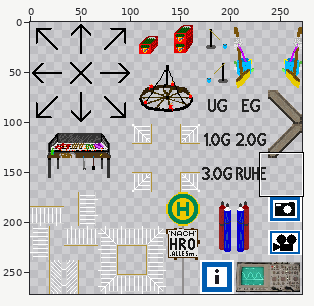
One commit to this sprite sheet: Zapf_Uni_Greifswald/tilesets/tileset_Tristan.png. Above, an overview of the earlier version with the close-up marked.
Close-up. Old version:
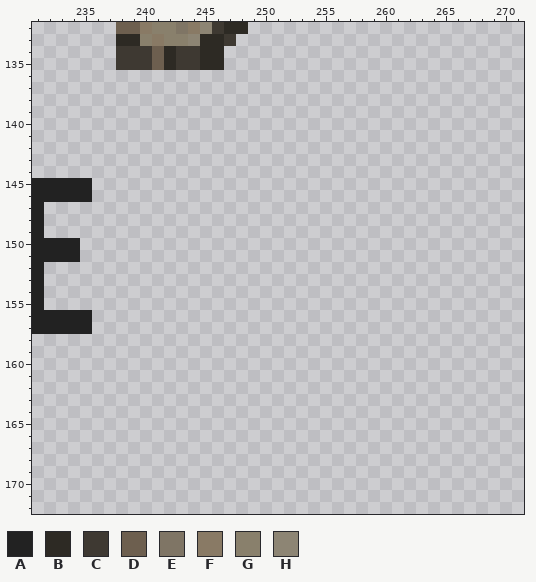
The file is 272x272 pixels. Colours within 5 levels of each other are drawn and written as one. Shown: x 231..271, y 132..172.
Palette (. is transparent): A #222222  B #2d2a24  C #3e3932  D #6d5f4f  E #7f7565  F #897a65  G #89806c  H #8d8574
Pixels before, first column x 231:
132 .......DDFGGEFHCBB
133 .......BBGFGGHBBC.
134 .......CCCDBCCBB..
135 .......CCCDBCCBB..
136 ..................
137 ..................
138 ..................
139 ..................
140 ..................
141 ..................
142 ..................
143 ..................
144 ..................
145 AAAAA.............
146 AAAAA.............
147 A.................
148 A.................
149 A.................
150 AAAA..............
151 AAAA..............
152 A.................
153 A.................
154 A.................
155 A.................
156 AAAAA.............
157 AAAAA.............
After:
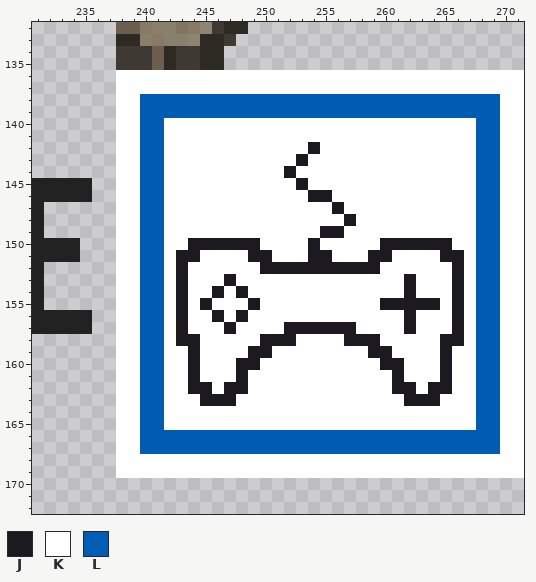
Colours new in this view: J #1c1a20  K #ffffff  L #005db1
The exact change:
Changed rows in their new state; - is an unchanged pixel.
first column x 238:
136 KKKKKKKKKKKKKKKKKKKKKKKKKKKKKKKKKK
137 KKKKKKKKKKKKKKKKKKKKKKKKKKKKKKKKKK
138 KKLLLLLLLLLLLLLLLLLLLLLLLLLLLLLLKK
139 KKLLLLLLLLLLLLLLLLLLLLLLLLLLLLLLKK
140 KKLLKKKKKKKKKKKKKKKKKKKKKKKKKKLLKK
141 KKLLKKKKKKKKKKKKKKKKKKKKKKKKKKLLKK
142 KKLLKKKKKKKKKKKKJKKKKKKKKKKKKKLLKK
143 KKLLKKKKKKKKKKKJKKKKKKKKKKKKKKLLKK
144 KKLLKKKKKKKKKKJKKKKKKKKKKKKKKKLLKK
145 KKLLKKKKKKKKKKKJKKKKKKKKKKKKKKLLKK
146 KKLLKKKKKKKKKKKKJJKKKKKKKKKKKKLLKK
147 KKLLKKKKKKKKKKKKKKJKKKKKKKKKKKLLKK
148 KKLLKKKKKKKKKKKKKKKJKKKKKKKKKKLLKK
149 KKLLKKKKKKKKKKKKKJJKKKKKKKKKKKLLKK
150 KKLLKKJJJJJJKKKKJKKKKKJJJJJJKKLLKK
151 KKLLKJJKKKKJJKKKJJKKKJJKKKKJJKLLKK
152 KKLLKJKKKKKKJJJJJJJJJJKKKKKKJKLLKK
153 KKLLKJKKKJKKKKKKKKKKKKKKJKKKJKLLKK
154 KKLLKJKKJKJKKKKKKKKKKKKKJKKKJKLLKK
155 KKLLKJKJKKKJKKKKKKKKKKJJJJJKJKLLKK
156 KKLLKJKKJKJKKKKKKKKKKKKKJKKKJKLLKK
157 KKLLKJKKKJKKKKJJJJJJKKKKJKKKJKLLKK
158 KKLLKJJKKKKKJJJKKKKJJJKKKKKJJKLLKK
159 KKLLKKJKKKKJJKKKKKKKKJJKKKKJKKLLKK
160 KKLLKKJKKKJJKKKKKKKKKKJJKKKJKKLLKK
161 KKLLKKJKKKJKKKKKKKKKKKKJKKKJKKLLKK
162 KKLLKKJJKJJKKKKKKKKKKKKJJKJJKKLLKK
163 KKLLKKKJJJKKKKKKKKKKKKKKJJJKKKLLKK
164 KKLLKKKKKKKKKKKKKKKKKKKKKKKKKKLLKK
165 KKLLKKKKKKKKKKKKKKKKKKKKKKKKKKLLKK
166 KKLLLLLLLLLLLLLLLLLLLLLLLLLLLLLLKK
167 KKLLLLLLLLLLLLLLLLLLLLLLLLLLLLLLKK
168 KKKKKKKKKKKKKKKKKKKKKKKKKKKKKKKKKK
169 KKKKKKKKKKKKKKKKKKKKKKKKKKKKKKKKKK
Boxes around the changes in both close-ups, in picture pixels (x1, y1, x2, y2):
added: (116, 70, 524, 478)
